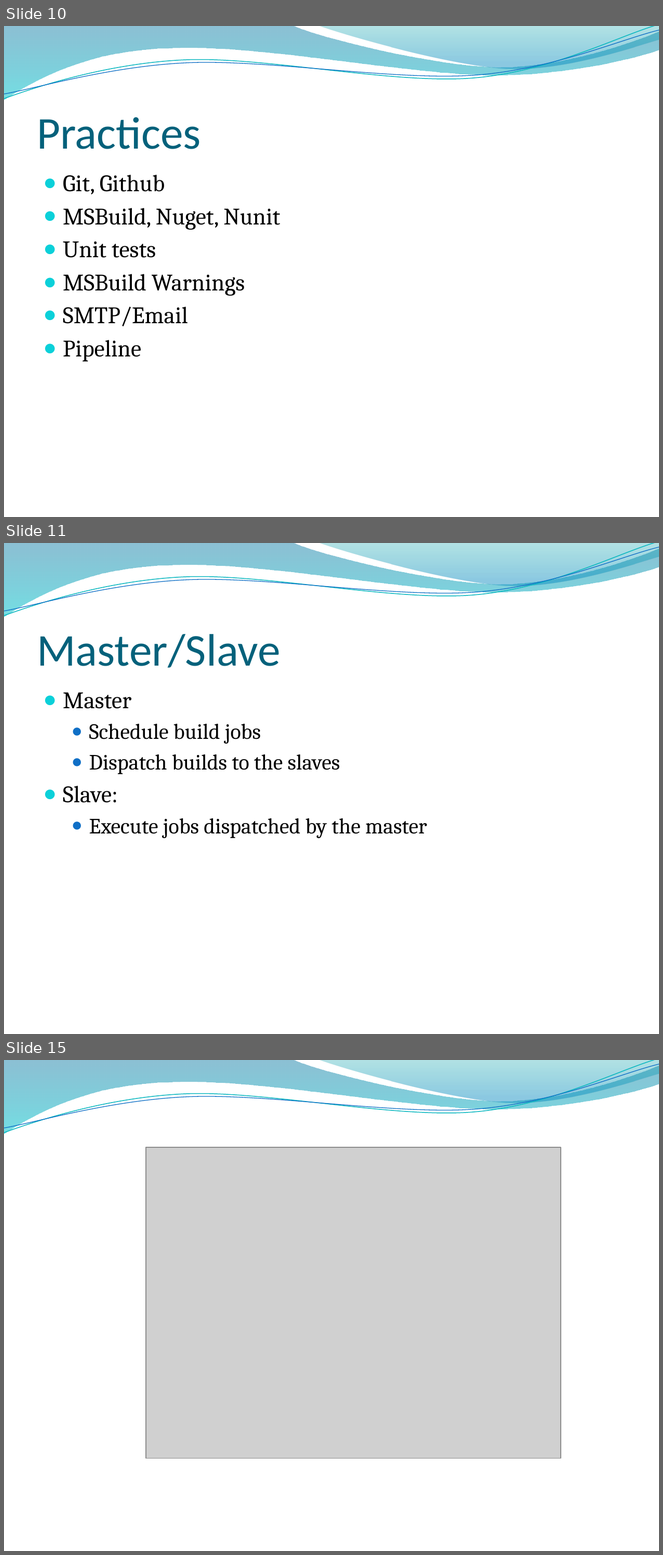
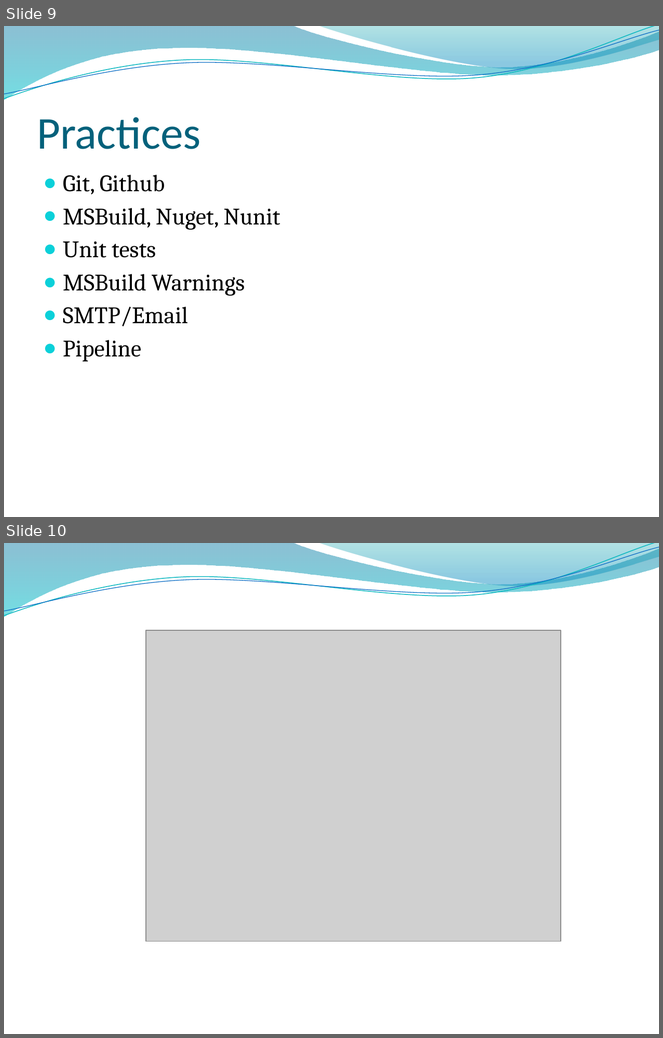
Before and after one commit to Ko38/IntroToJenkins, a slide deck: Introduction to Jenkins.pptx. Shown one above the other, each under a label of ours: slides 10, 11 and 15 before the commit, slides 9 and 10 after it; the slides between them are not shown. The pictures are 663x1555 and 663x1038 pixels, drawn with LibreOffice and Linux fonts; fonts in the diff are those of the drawing; grey boxes stand for pictures; background and template pictures are left out. Boxes give left, top, right and bottom in pixels: in the first picture for what was removed or moved away, otherwise in the second. Text is boxed around its words. In the diff, an @@ line names an element or a change of style, - is before the commit and + after.

```diff
--- a/Introduction to Jenkins.pptx
+++ b/Introduction to Jenkins.pptx
@@ slide 11 removed at <box>4,543,659,1034</box>, background picture (left out); not listed: 4 template elements that a slide beside it also shows @@
@@ title removed at <box>37,634,281,668</box> @@
-Master/Slave
@@ text removed at <box>63,692,427,838</box> @@
-● Master
-  ● Schedule build jobs
-  ● Dispatch builds to the slaves
-● Slave:
-  ● Execute jobs dispatched by the master
@@ what was slide 10 is now slide 9 @@
@@ what was slide 15 is now slide 10 @@
```
Also in this commit, not shown: 1 slide changed, 4 other slides removed, 26 other files.
